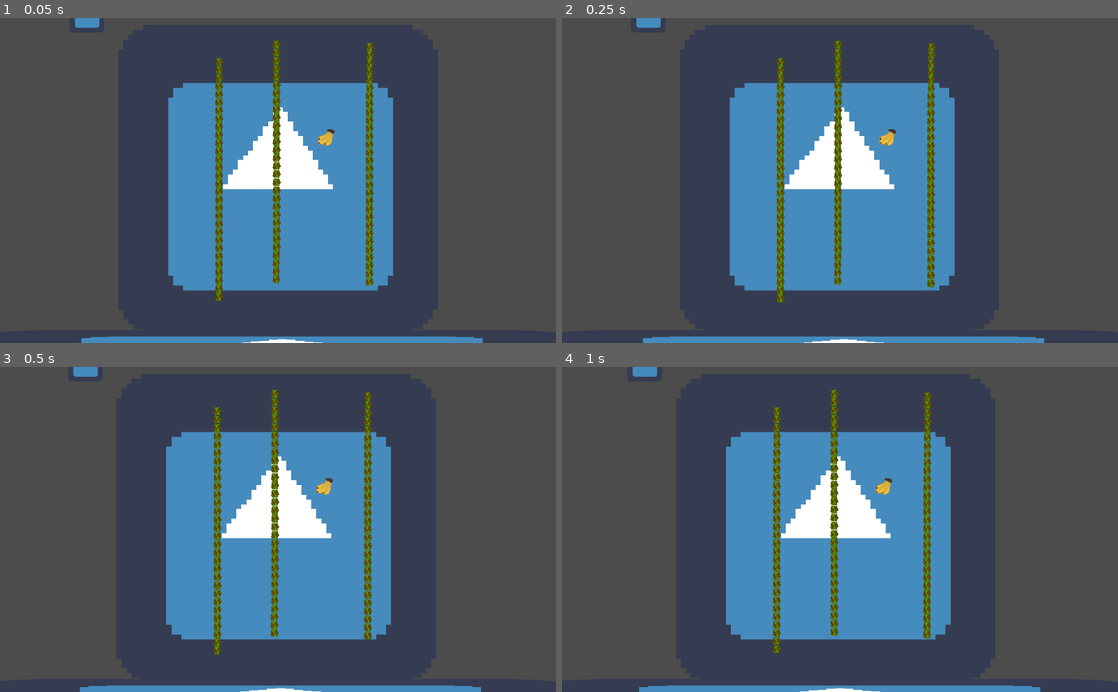
Above: before the commit, frames 1-4 (two rows, left to right).
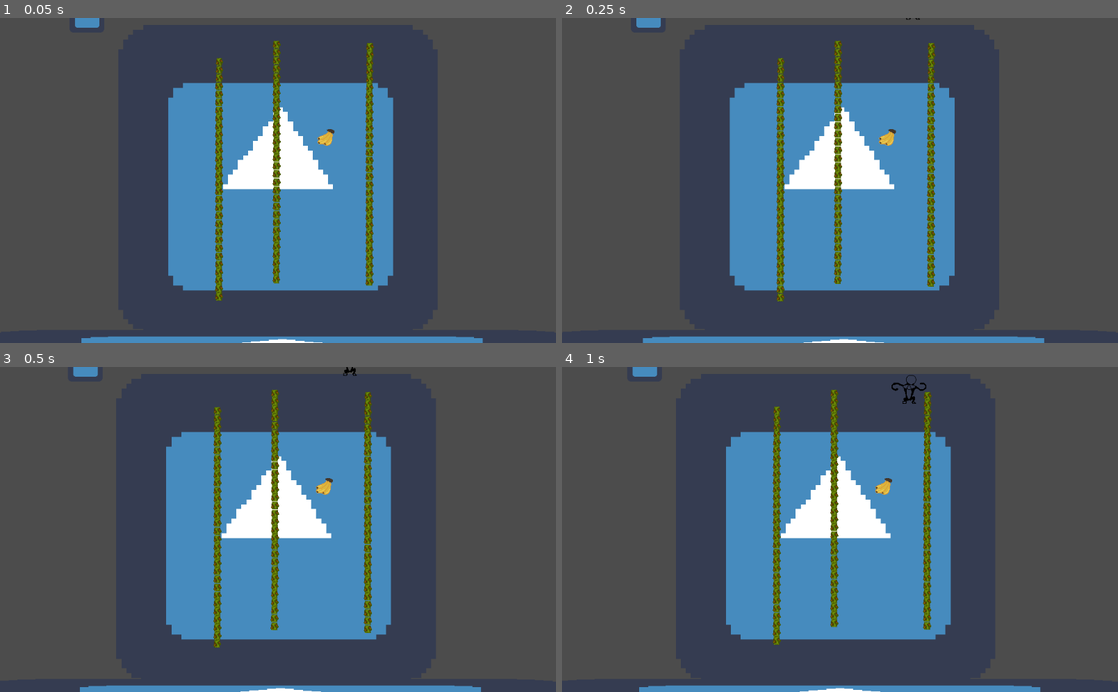
Above: after the commit, the same moments.

Repository: 2S-2-Semanas/gmtk2021
Game: Godot game, scene res://sandbox/SandboxScene.tscn
Same seed, same stepped clock (60 frames per second), same inputs: the game is played once before the commit and once after it. The engine's default icon, where the game draws it, is replaced by a stand-in: a white triangle on a blue panel in a dark square.
Inputs:
- Up to frame 1 (0.05 s): no input
- Up to frame 2 (0.25 s): no input
- Up to frame 3 (0.5 s): no input
- Up to frame 4 (1 s): hold Right (ui_right) from 0.53 s (still down); hold Space (grab) from 0.53 s (still down)

The runs differ from the first frame. In frame 1, less than 0.1% of the frame differs, in the area x 38-68%, y 9-30%; in frame 2, 1.3%; in frame 3, 2.2%, in the area x 38-67%, y 0-89%; in frame 4, 1.8%.

Commit message:
impulse direction

Diff:
--- a/liana/Liana.gd
+++ b/liana/Liana.gd
@@ -1,7 +1,8 @@
 extends Node2D
 
+class_name Liana
 
-var segmentScene = preload('res://liana/lianaSegment/LianaSegment.tscn')
+const SegmentScene = preload("res://liana/lianaSegment/LianaSegment.tscn")
 
 var segments: Array = []
 
@@ -11,27 +12,29 @@
 
 func _ready():
 
-	var lastSegment = segmentScene.instance()
+	var lastSegment = SegmentScene.instance()
 
 	lastSegment = origin
 
 	for i in range(0, size):
 
-		var segment = segmentScene.instance()
-
+		var segment = SegmentScene.instance()
+		segment.liana = self
 
 		lastSegment.add_child(segment)
 		segments.append(segment)
 
 		var joint = PinJoint2D.new()
 		joint.disable_collision = true
-		joint.bias = 0.9
-		joint.softness = 0.4
 
 		joint.node_a = lastSegment.get_path()
 		joint.node_b = segment.get_path()
+		joint.bias = 0
 
 		lastSegment.add_child(joint)
 
+		lastSegment = segment
 
-		lastSegment = segment
+
+func get_current_position():
+	return $Origin.global_position
--- a/liana/lianaSegment/LianaSegment.gd
+++ b/liana/lianaSegment/LianaSegment.gd
@@ -1,4 +1,12 @@
 extends RigidBody2D
+
+class_name LianaSegment
 
 const size = 16
 const joinPoint = 14
+
+var liana
+
+
+func get_liana_position():
+	return liana.global_position
--- a/monkey/Monkey.gd
+++ b/monkey/Monkey.gd
@@ -13,6 +13,8 @@
 
 var _right_monkey: Monkey
 var _left_monkey: Monkey
+
+var _grabbed_liana
 
 var _current_monkey_liana_grabbed:= false
 var _liana_grabbed_left:= false
@@ -48,9 +50,10 @@
 		var resulting_impulse = IMPULSE
 		resulting_impulse.x = IMPULSE.x * _direction *_delta
 		resulting_impulse.y = IMPULSE.y * _delta
-#		apply_impulse(Vector2.ZERO, resulting_impulse)
 		apply_impulse(Vector2.ZERO, resulting_impulse)
-#		apply_impulseVector2.ZERO, resulting_impulse)
+
+	if(_grabbed_liana != null):
+		_calculate_liana_angle(_grabbed_liana.get_current_position())
 
 
 func _init_right_pin_joint():
@@ -77,7 +80,9 @@
 
 	if (monkey == null) && (Input.is_action_pressed("grab") and !MonkeyGlobal._liana_grabbed):
 		_grab_right_hand(body)
-
+		var grabbed_liana_segment = body as LianaSegment
+		if (grabbed_liana_segment != null):
+			_grabbed_liana = grabbed_liana_segment.liana
 		emit_signal("liana_grabed")
 
 		_current_monkey_liana_grabbed = true
@@ -183,3 +188,16 @@
 		emit_signal("liana_released")
 		_current_monkey_liana_grabbed = false
 		_liana_grabbed_left = false
+
+
+func _calculate_liana_angle(liana_position: Vector2):
+	var liana_vector = global_position - liana_position
+	liana_vector = liana_vector
+	var impulse_vector = liana_vector.rotated(deg2rad(90))
+	var norm = liana_vector.normalized()
+	if (norm.y < 0):
+		print("Parriba noo!! :(")
+	if (norm.x < 0):
+		print("izq")
+	else:
+		print("der")
--- a/project.godot
+++ b/project.godot
@@ -9,12 +9,24 @@
 config_version=4
 
 _global_script_classes=[ {
+"base": "Node2D",
+"class": "Liana",
+"language": "GDScript",
+"path": "res://liana/Liana.gd"
+}, {
+"base": "RigidBody2D",
+"class": "LianaSegment",
+"language": "GDScript",
+"path": "res://liana/lianaSegment/LianaSegment.gd"
+}, {
 "base": "RigidBody2D",
 "class": "Monkey",
 "language": "GDScript",
 "path": "res://monkey/Monkey.gd"
 } ]
 _global_script_class_icons={
+"Liana": "",
+"LianaSegment": "",
 "Monkey": ""
 }
 
--- a/sandbox/SandboxScene.tscn
+++ b/sandbox/SandboxScene.tscn
@@ -32,7 +32,7 @@
 position = Vector2( -351.439, -613.652 )
 
 [node name="Monkey2" parent="." instance=ExtResource( 1 )]
-position = Vector2( 660.394, -104.353 )
+position = Vector2( 651.909, -33.6423 )
 
 [node name="Liana" parent="." instance=ExtResource( 5 )]
 position = Vector2( 407.944, 61.6606 )
Not shown: 3 places in monkey/Monkey.tscn that only renumber resources
